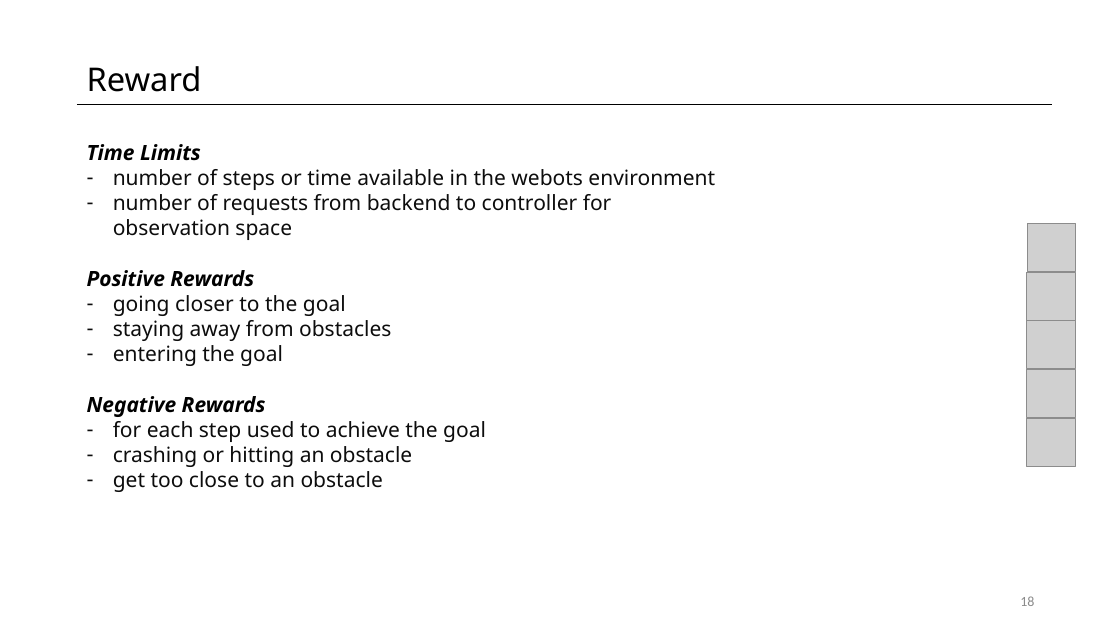
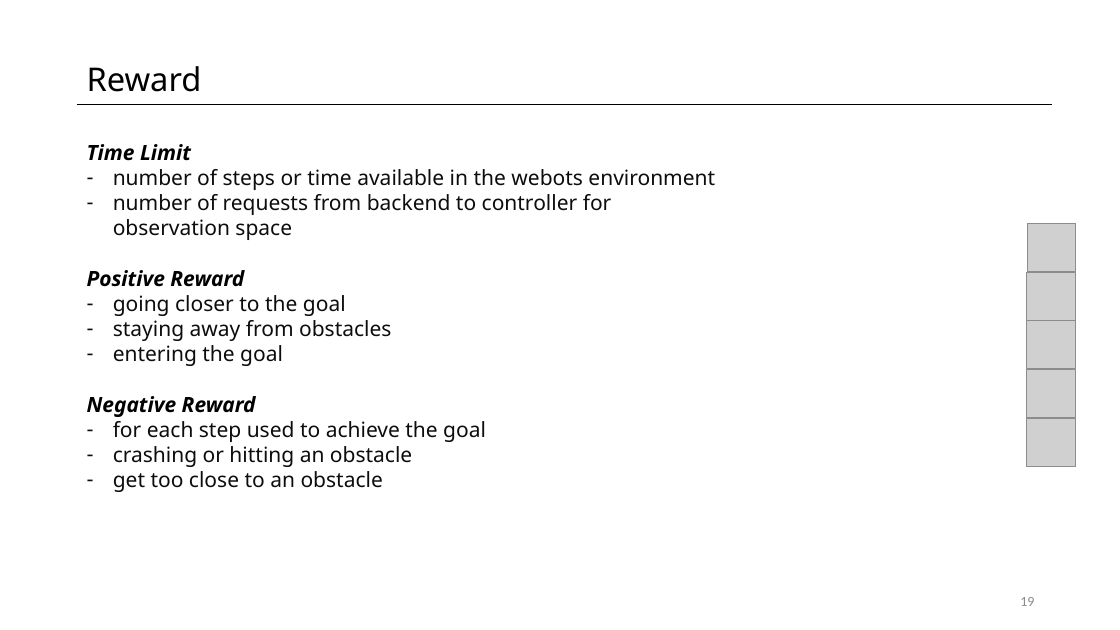
Before and after one commit to fpedd/ees-pees, a slide deck: slide 19 of orga/milestone_presentations/MP2.pptx (slide 18 before the commit). Drawn at 1120x630 pixels with LibreOffice and Linux fonts; fonts in the diff are those of the drawing; grey boxes stand for pictures. Boxes give left, top, right and bottom in pixels: in the first picture for what was removed or moved away, otherwise in the second. Text is boxed around its words. In the diff, an @@ line names an element or a change of style, - is before the commit and + after.

```diff
--- a/orga/milestone_presentations/MP2.pptx
+++ b/orga/milestone_presentations/MP2.pptx
@@ text at [87,144,191,161]: text changed @@
-Time Limits
+Time Limit
@@ text at [87,270,244,287]: text changed @@
-Positive Rewards
+Positive Reward
@@ text at [87,396,256,417]: text changed @@
-Negative Rewards
+Negative Reward
@@ page number at [1020,597,1034,606]: text changed @@
-18
+19
```
Also in this commit, not shown: 1 other slide changed, 1 slide added.
